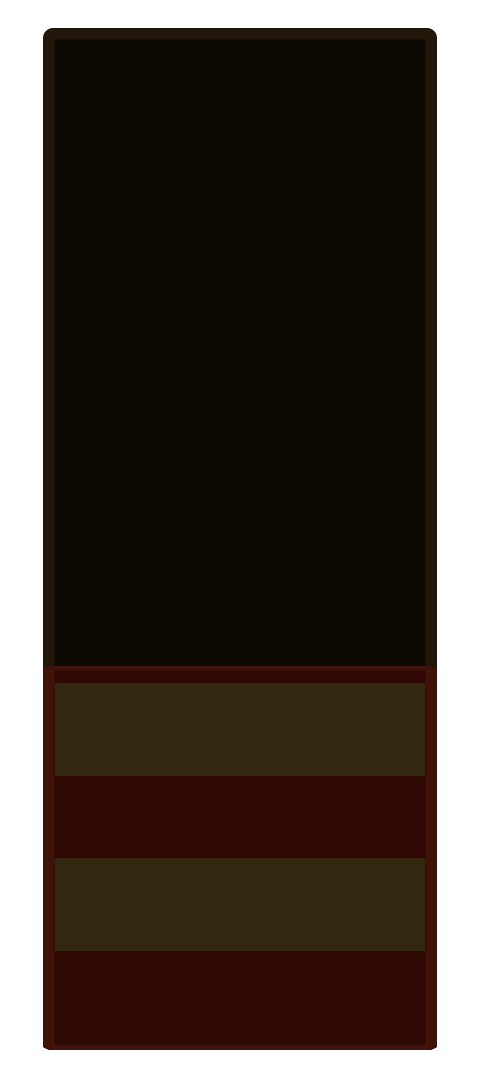
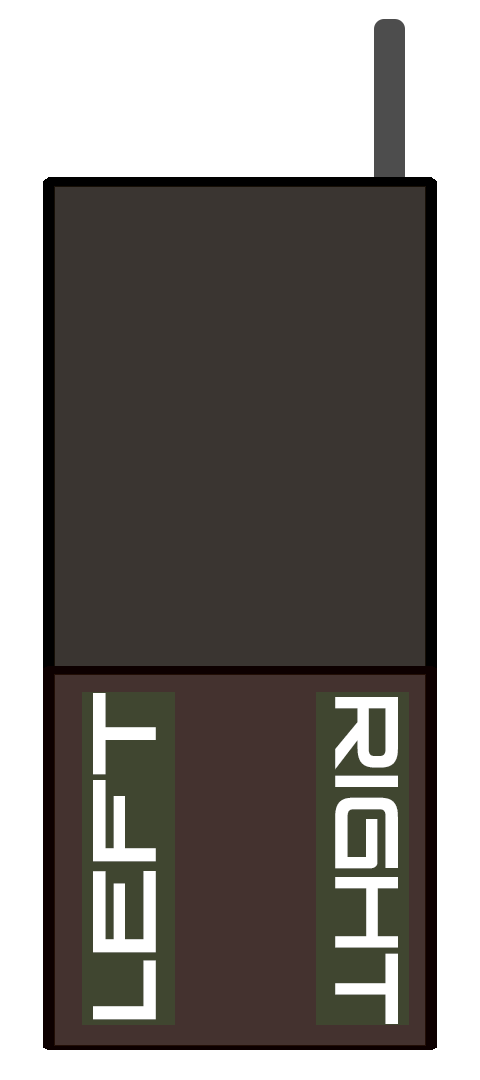
Layered file, before and after one edit (480x1080). Changes by layer:
added layer "right" above "Left" over bbox(335, 697, 398, 1024)
added layer "Left" above "Layer 3 copy" over bbox(93, 693, 156, 1020)
painted on "Layer 3 copy" over bbox(55, 692, 425, 1025)
painted on "Layer 3" over bbox(55, 683, 425, 1025)
painted on "Layer 2" over bbox(43, 666, 437, 1050)
painted on "Rounded Rectangle 1" over bbox(43, 28, 437, 1047)
added layer "Rounded Rectangle 2" above "Layer 1" over bbox(374, 19, 405, 456)
